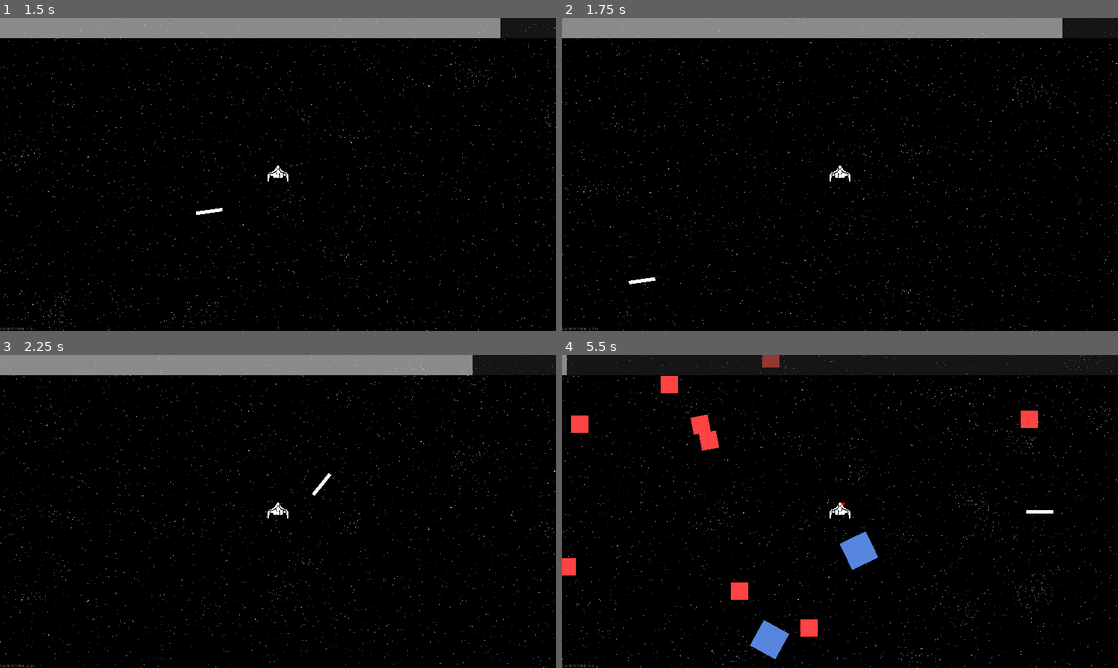
Above: before the commit, frames 1-4 (two rows, left to right).
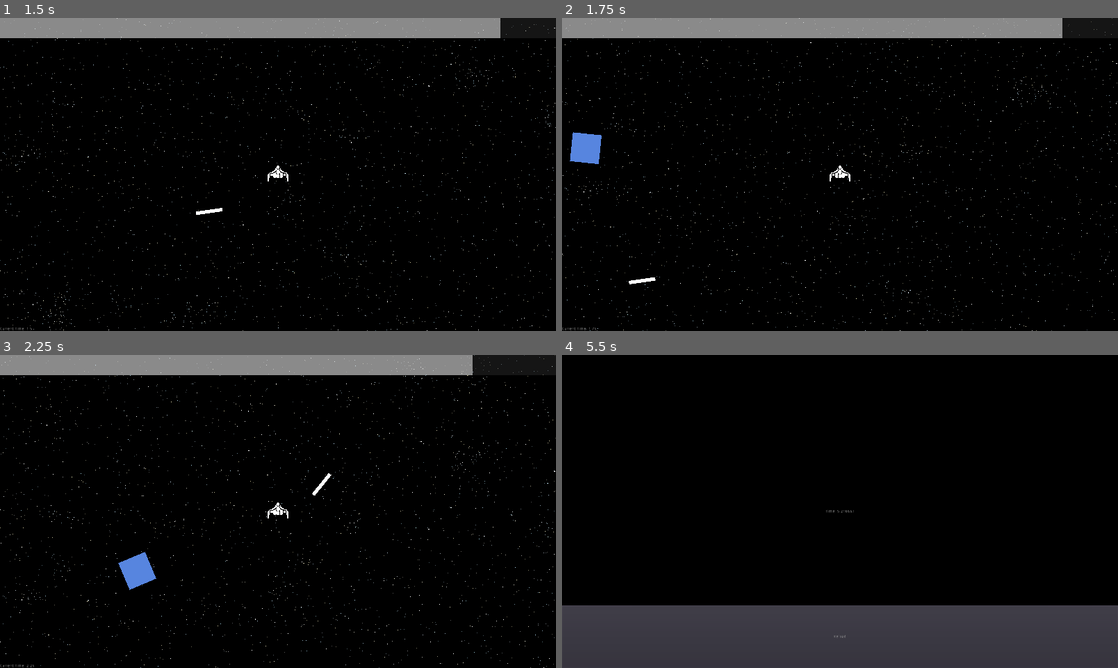
Above: after the commit, the same moments.

Repository: lajollagamesclub/project-mark
Game: Godot game, scene res://Main.tscn
The game is run twice, just before and just after one commit, with the same random seed, the same clock (stepped at 60 frames per second) and the same inputs. The engine's default icon, where the game draws it, is replaced by a stand-in: a white triangle on a blue panel in a dark square.
Inputs (mouse positions are in pixels of both pictures, inside the frame that each line leads up to):
- Up to frame 1 (1.5 s): move the mouse to (400, 158) at 0.52 s; hold E (g_dash_right) 0.53-1.28 s; click (400, 158) at 0.6 s; move the mouse to (166, 190) at 1.27 s; hold S (g_down) from 1.28 s (still down); click (166, 190) at 1.35 s
- Up to frame 2 (1.75 s): keep holding S (g_down)
- Up to frame 3 (2.25 s): move the mouse to (333, 442) at 2.02 s; release S (g_down) at 2.03 s; hold E (g_dash_right) from 2.03 s (still down); click (333, 442) at 2.1 s
- Up to frame 4 (5.5 s): move the mouse to (812, 574) at 2.77 s; release E (g_dash_right) at 2.78 s; hold W (g_up) 2.78-3.53 s; click (812, 574) at 2.85 s; move the mouse to (1006, 558) at 3.52 s; hold Q (g_dash_left) 3.53-5.03 s; click (1006, 558) at 3.6 s; move the mouse to (673, 464) at 4.27 s; click (673, 464) at 4.35 s; move the mouse to (867, 511) at 5.02 s; hold S (g_down) from 5.03 s (still down); click (867, 511) at 5.1 s

Frame 1 is identical in both runs. In frame 2, 0.5% of the frame differs, in the area x 1-8%, y 36-47%; in frame 3, 0.5%; in frame 4, 22%, in the area x 0-100%, y 0-100%.

Commit message:
Remove bug where you could spin in circles

Diff:
--- a/src/Main.tscn
+++ b/src/Main.tscn
@@ -71,6 +71,7 @@
 to_spawn_pack = ExtResource( 8 )
 
 [node name="FollowerSpawner" parent="." instance=ExtResource( 7 )]
+safe_radius = 5.0
 target_enemies = 5
 to_spawn_pack = ExtResource( 9 )
 
